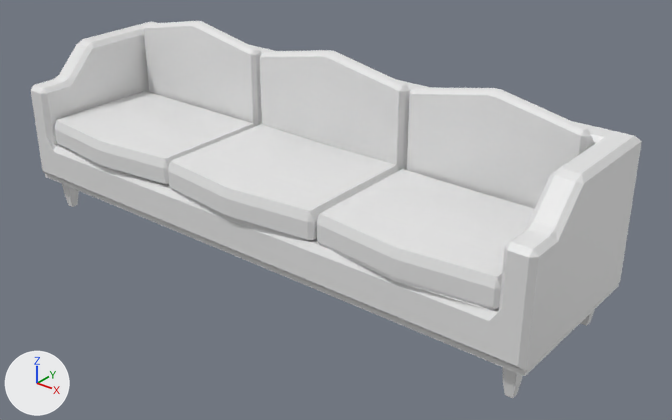
Renders of the Blender file Assets/BlendFiles/Sofa.blend from each side of a commit.
Before and after are seen from a camera (50 mm lens) standing at (2.02, -2.34, 1.4) and looking at (0.16, -0.02, -0.04). The axes (+X, +Y, +Z) are drawn at lower left. The lights are the same throughout. The picture after the commit comes second.
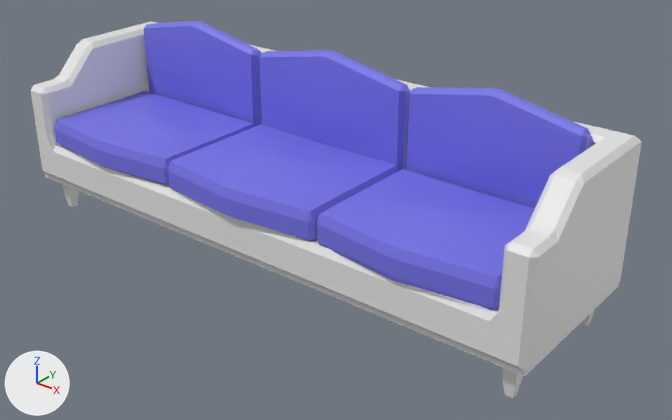
Pixel boxes [x1, y1, x2, y2] of what changed, in the pictures (672 x 420 px):
part 1 of me_cube_001, recoloured (white to blue)
    both: [55, 21, 596, 310]

What the commit changed:
Material 'Outside' (mat_outside) is new.
Its base color is (0.8, 0.8, 0.8) (white #e7e7e7).
Material 'Pillows' (mat_pillows) is new.
Its base color is (0.181, 0.176, 0.8) (blue #7674e7).
me_cube_001 has 748 vertices, 810 faces and spans x -1.1..1.1, y -0.4..0.28, z -0.14..0.47.
me_cube_001 is used by ob_cube; location (0.0, 0.0, 0.0).
me_cube_001 part 1: 484 of the faces centred in x -1.0..1.0, y -0.4..0.18, z 0.02..0.47 switch from no material to mat_pillows (blue #7674e7).
me_cube_001 gains material mat_outside (white #e7e7e7).
